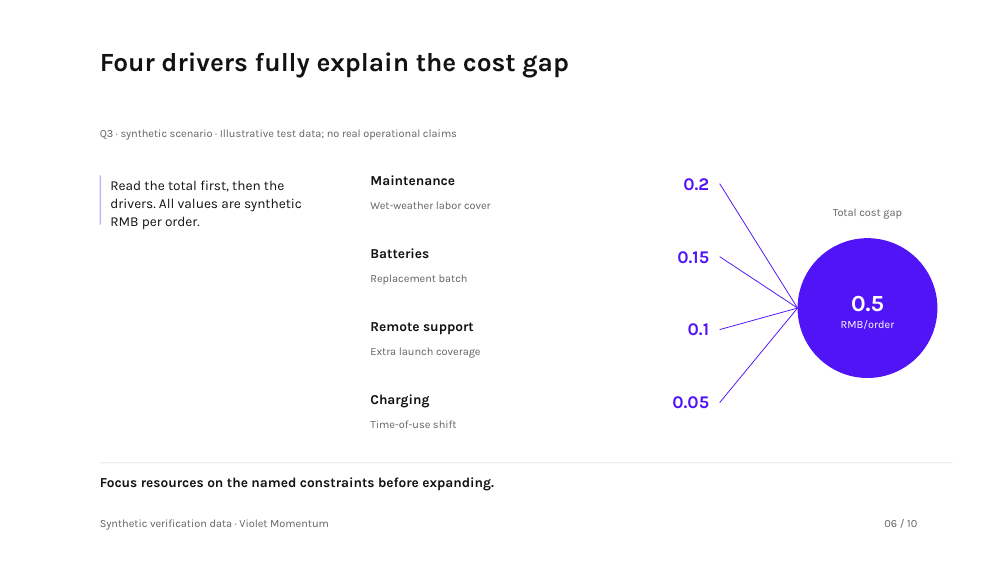
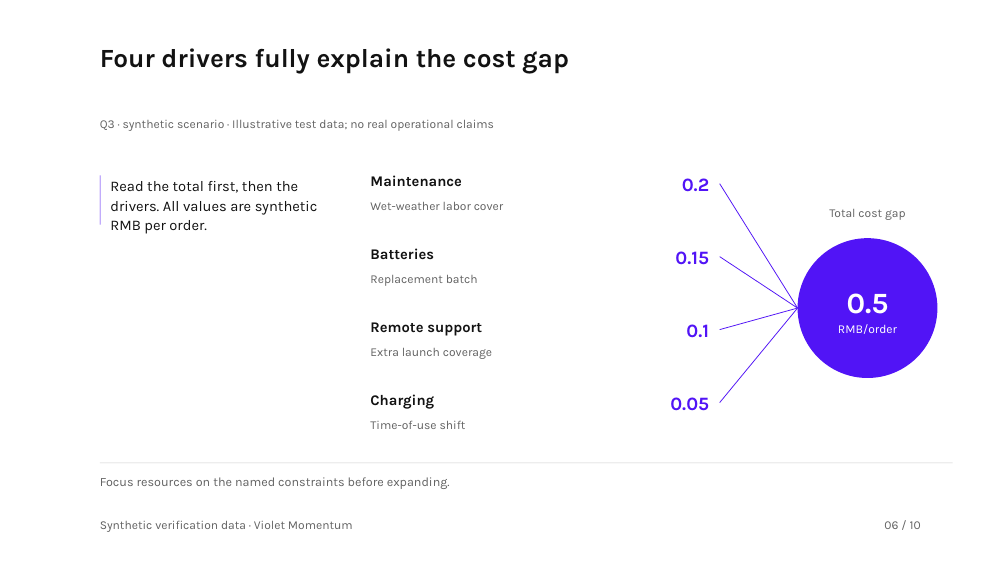
Before and after one commit to hustcer/pptx-nova, a slide deck: slide 6 of pptx-nova/assets/examples/deckkits/violet-momentum/deck.pptx. Drawn at 1008x567 pixels with LibreOffice and Linux fonts; fonts in the diff are those of the drawing. Boxes give left, top, right and bottom in pixels: in the first picture for what was removed or moved away, otherwise in the second. Text is boxed around its words. In the diff, an @@ line names an element or a change of style, - is before the commit and + after.

Commit message:
fix(pptx-nova): refine Violet Momentum visual hierarchy
- Raise supporting evidence to 11.5pt, body text to 14pt, and key values
  to 28pt; separate cover quantities from unit-bearing labels.
- Share native table padding and emphasis with fitted cell plans, expand
  summary space, and complete the three-metric cover composition.
- Label completion independently from project health, explain position
  scales, clarify diagnosis values, and unify violet decision emphasis.
- Publish the 0.2.0 candidate contract, regenerate slot budgets and curated
  PPTX previews, and add reviewed vision baselines and regressions.
- Keep local critique archives ignored and link acceptance records to the
  maintained golden review.

Validation:
- Full suite: 672 passed, 39 conditional skips, no failures.
- Reviewed 48 golden, alternative, stress, and mixed-language slides;
  canonical and vision checks passed with no high/medium/low findings.
- Verified ZIP/XML relationships, chart caches and embedded workbooks;
  PowerPoint clean-open and complete native export passed.
- Smoke, slot consistency, content-leak audit, live benchmark/readiness,
  strict public audit, design projections, and showcase reproducibility passed.

```diff
--- a/pptx-nova/assets/examples/deckkits/violet-momentum/deck.pptx
+++ b/pptx-nova/assets/examples/deckkits/violet-momentum/deck.pptx
@@ text "Four drivers fully explain the ...": place and size @@
-text "Four drivers fully explain the ..." at [100,52,569,78]
+text "Four drivers fully explain the ..." at [100,48,569,73]
@@ size 10.5 to 11.5 pt in 8 elements at [370,202,503,210], [370,275,478,286], [370,348,492,359], [370,420,466,429], [829,209,906,220], [100,521,353,532], [884,521,921,529], [100,120,495,131] @@
@@ text "Q3 · synthetic scenario · ...": place and size @@
-text "Q3 · synthetic scenario · ..." at [100,129,457,140]
+text "Q3 · synthetic scenario · ..." at [100,120,495,131]
@@ ellipse "0.5" at [798,238,938,378]: size 22 to 28 pt in "0.5"; size 10.5 to 11.5 pt in "RMB/order" @@
@@ size 13 to 14 pt in 5 elements at [110,181,318,234], [370,175,462,186], [370,248,434,259], [370,322,482,336], [370,394,434,409] @@
@@ size 17 to 18 pt in 4 elements at [682,178,709,192], [675,251,709,265], [686,324,709,338], [670,397,709,411] @@
@@ text "Focus resources on the named ..." at [100,477,450,489]: size 13 to 12 pt, text colour #121212 to #626262, bold off @@
```
Also in this commit, not shown: 9 other slides changed, 26 other files.
